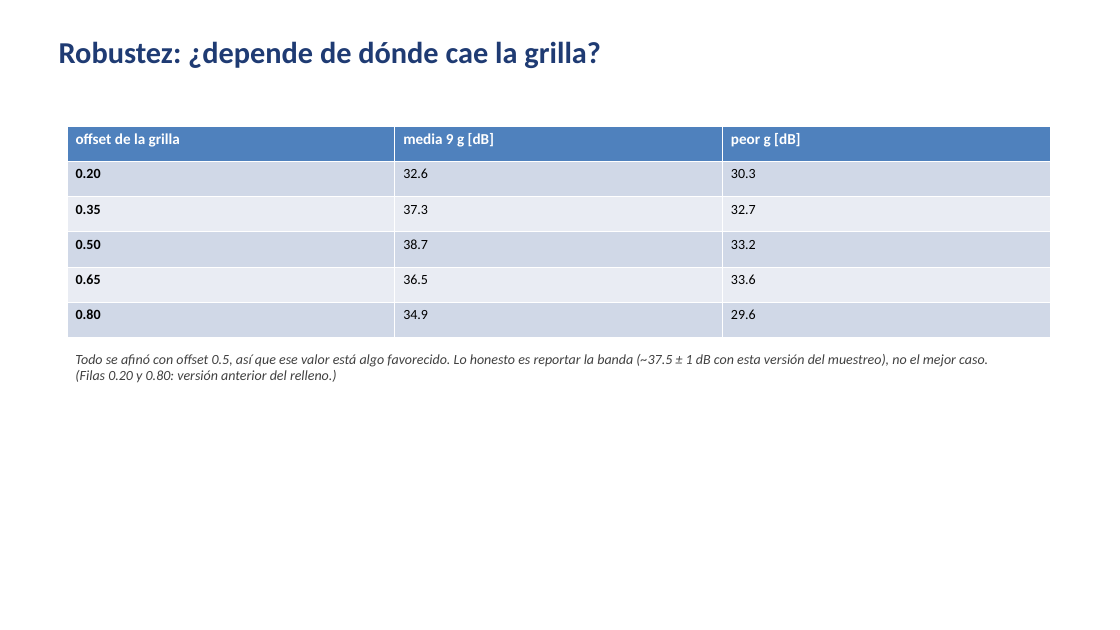
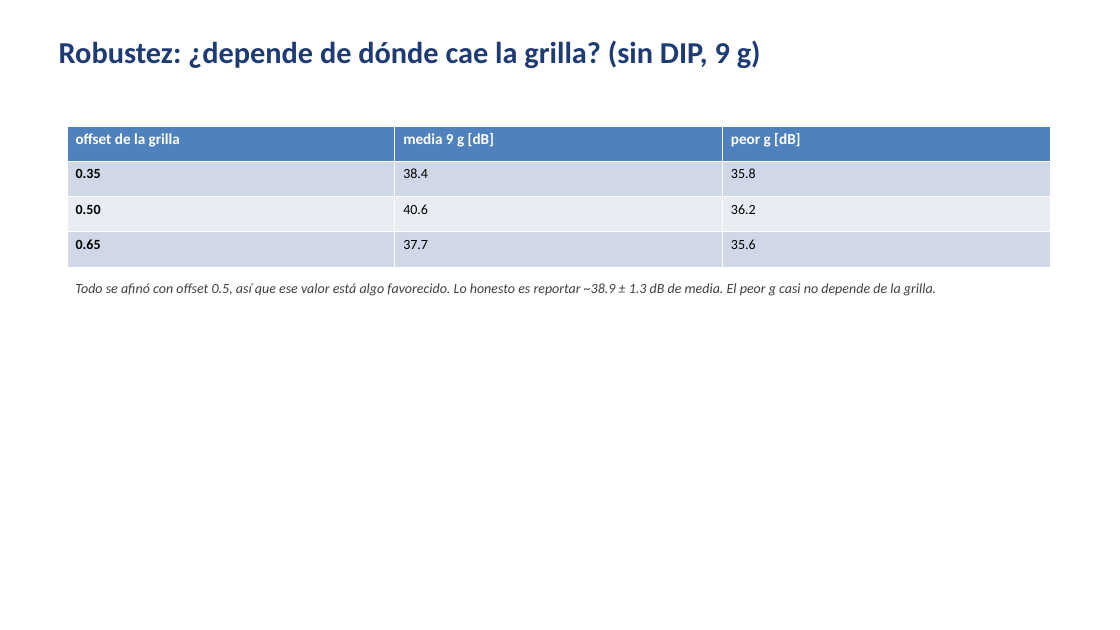
Before and after one commit to santiafonso/Tesis, a slide deck: slide 13 of presentaciones/presentacion4_autoexp/presentacion4_autoexp.pptx. Drawn at 1120x630 pixels with LibreOffice and Linux fonts; fonts in the diff are those of the drawing. Boxes give left, top, right and bottom in pixels: in the first picture for what was removed or moved away, otherwise in the second. Text is boxed around its words. In the diff, an @@ line names an element or a change of style, - is before the commit and + after.

Commit message:
autoexp: DIP con ruido + fusion (suma ~0.7 dB y SSIM), robustez v2 (38.9+-1.3), sondas de rampa descartadas; presentacion actualizada

```diff
--- a/presentaciones/presentacion4_autoexp/presentacion4_autoexp.pptx
+++ b/presentaciones/presentacion4_autoexp/presentacion4_autoexp.pptx
@@ text at (59, 40, 761, 68): text changed @@
-Robustez: ¿depende de dónde cae la grilla?
+Robustez: ¿depende de dónde cae la grilla? (sin DIP, 9 g)
@@ table at (67, 126, 1050, 267) @@
-row 2: 0.20 | 32.6 | 30.3
-row 3: 0.35 | 37.3 | 32.7
-row 4: 0.50 | 38.7 | 33.2
-row 5: 0.65 | 36.5 | 33.6
-row 6: 0.80 | 34.9 | 29.6
+row 2: 0.35 | 38.4 | 35.8
+row 3: 0.50 | 40.6 | 36.2
+row 4: 0.65 | 37.7 | 35.6
@@ text at (75, 283, 936, 296): text changed @@
-Todo se afinó con offset 0.5, así que ese valor está algo favorecido. Lo honesto es reportar la banda (~37.5 ± 1 dB con esta versión del muestreo), no el mejor caso.
-(Filas 0.20 y 0.80: versión anterior del relleno.)
+Todo se afinó con offset 0.5, así que ese valor está algo favorecido. Lo honesto es reportar ~38.9 ± 1.3 dB de media. El peor g casi no depende de la grilla.
```
Also in this commit, not shown: 1 other slide changed, 1 slide added, 3 other files.
